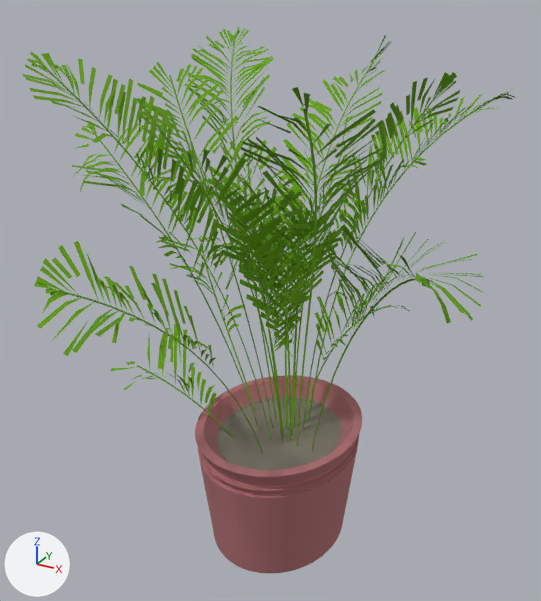
The glTF model public/models/sh-bs0-plant.glb as it was, and as the next commit left it.
Before and after are seen from a 50 mm camera at (0.684, -1.25, 1.126) aimed at (-0.002, -0.001, 0.502). Every picture has the same lights, and +X, +Y and +Z are marked at lower left. The older version comes first. Where no turn or scale is listed for an object, it has been applied to the vertices. Vertices at exactly the same position are counted once.

Names of what the first picture shows: 'Circle', 'plant_Mesh.001'.
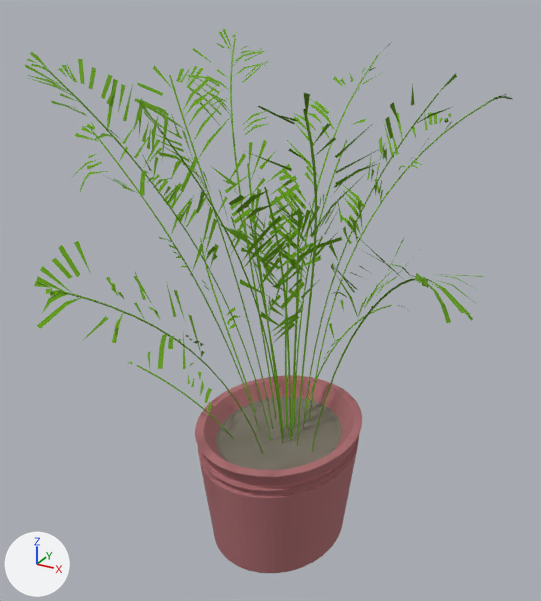
Where the newer file only moved an object's origin or applied its transform, the numbers keep the older frame.

Pixel boxes [x1, y1, x2, y2] of what changed, in the pictures (541 x 601 px):
```json
{"object": "plant_Mesh.001", "change": "reshaped", "before": [23, 27, 515, 453], "after": [25, 29, 513, 453]}
{"part": 1, "of": "me_plant_mesh_001_mesh", "change": "deleted", "before": [27, 28, 510, 396]}
{"part": 2, "of": "me_plant_mesh_001_mesh", "change": "deleted", "before": [23, 27, 515, 429]}
```

Edits to the scene script, one JSON object a line:
```json
{"block": "me_plant_mesh_001_mesh", "where": "# used by ob_plant_mesh_001; location = (0.001, 0.0, 0.541)"}
{"op": "remove", "block": "me_plant_mesh_001_mesh", "code": "me_plant_mesh_001_mesh.from_pydata(...)  # 5500 vertices, 4378 faces; spans x -0.499..0.499, y -0.5..0.5, z -0.459..0.459"}
{"op": "add", "block": "me_plant_mesh_001_mesh", "code": "me_plant_mesh_001_mesh.from_pydata(...)  # 2714 vertices, 2736 faces; spans x -0.499..0.499, y -0.496..0.5, z -0.459..0.459"}
{"block": "me_plant_mesh_001_mesh", "change": "me_plant_mesh_001_mesh part 1: 576 loose pieces with 2203 vertices, spanning x -0.493..0.485, y -0.5..0.493, z -0.219..0.459, are deleted"}
{"block": "me_plant_mesh_001_mesh", "change": "me_plant_mesh_001_mesh part 2: 578 vertices removed from x -0.491..0.497, y -0.463..0.498, z -0.283..0.455"}
{"block": "me_plant_mesh_001_mesh", "change": "other edits to the shape of me_plant_mesh_001_mesh do not show in these pictures"}
```
